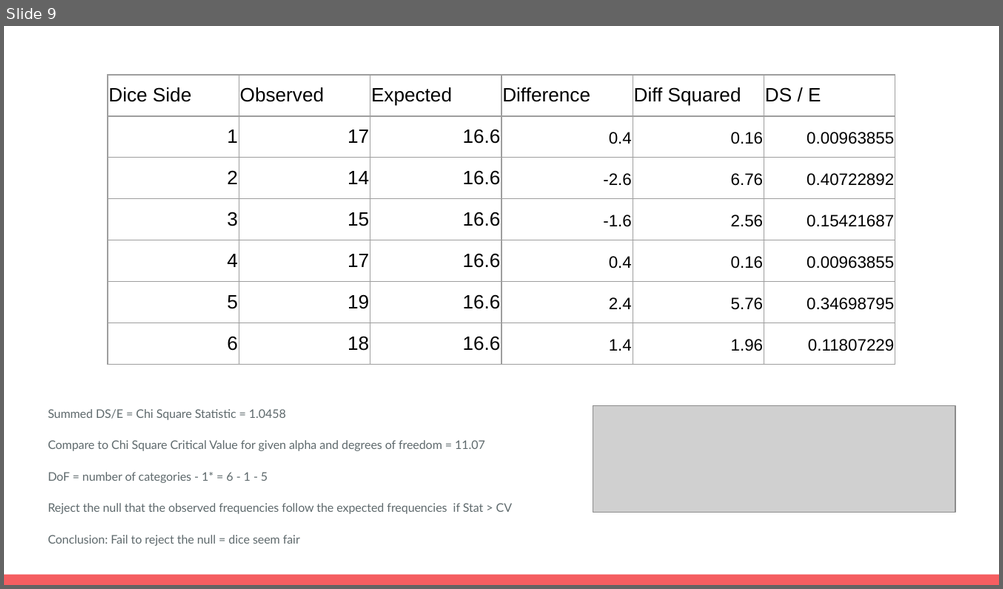
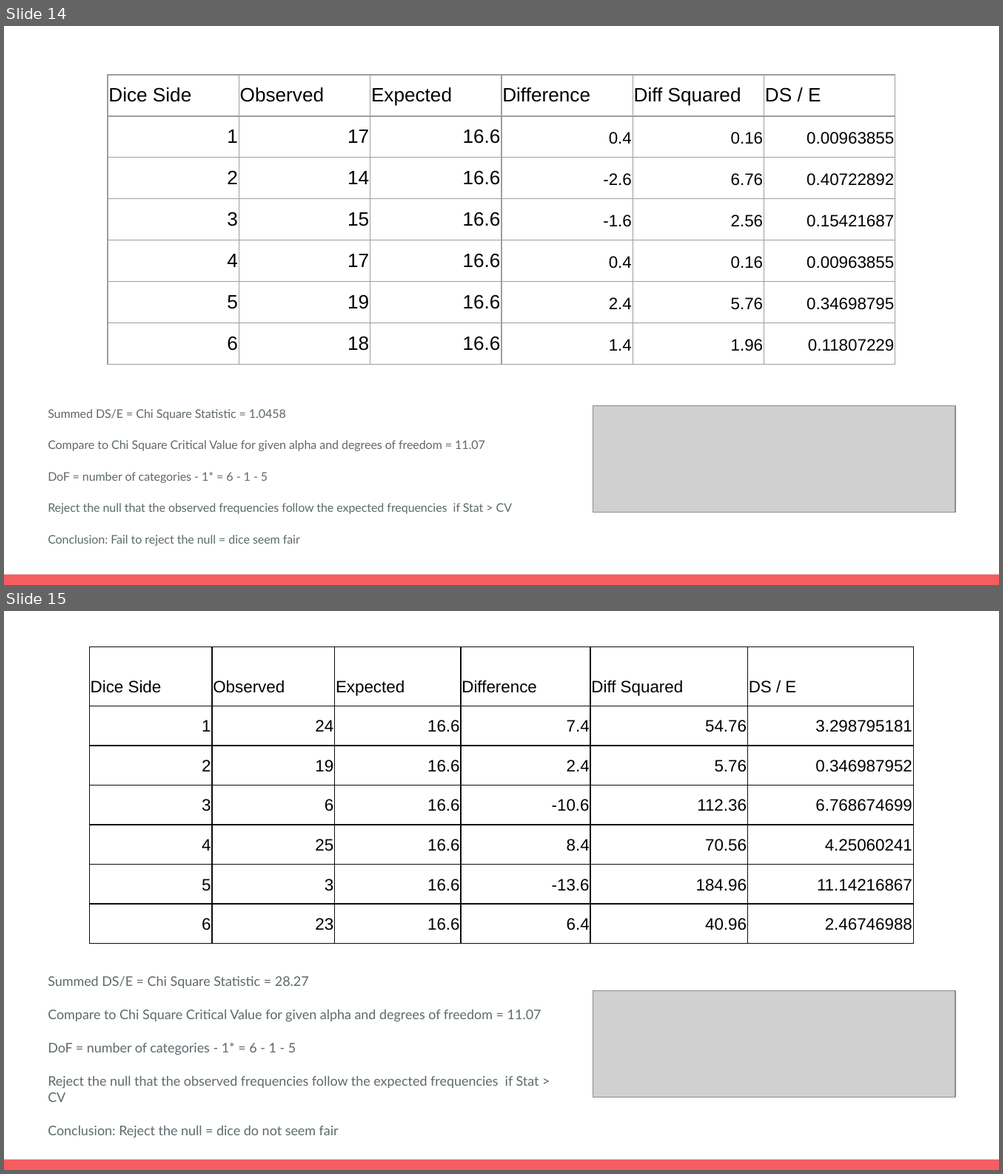
Before and after one commit to rjwrobel86/Python4Statistics, a slide deck: Stuff For Class/Slides/Chi-Squared Tests.pptx. Shown one above the other, each under a label of ours: slide 9 before the commit, slides 14 and 15 after it. The pictures are 1003x589 and 1003x1174 pixels, drawn with LibreOffice and Linux fonts; fonts in the diff are those of the drawing; grey boxes stand for pictures. Boxes give left, top, right and bottom in pixels: in the first picture for what was removed or moved away, otherwise in the second. Text is boxed around its words. In the diff, an @@ line names an element or a change of style, - is before the commit and + after.

```diff
--- a/Stuff For Class/Slides/Chi-Squared Tests.pptx
+++ b/Stuff For Class/Slides/Chi-Squared Tests.pptx
@@ slide 15 added at bbox=[4, 611, 999, 1170], background #FFFFFF; not listed: 1 template element that a slide beside it also shows @@
@@ table added at bbox=[90, 647, 913, 973], 7 rows, 6 columns @@
+Dice Side | Observed | Expected | Difference | Diff Squared | DS / E
+1 | 24 | 16.6 | 7.4 | 54.76 | 3.298795181
+2 | 19 | 16.6 | 2.4 | 5.76 | 0.346987952
+3 | 6 | 16.6 | -10.6 | 112.36 | 6.768674699
+4 | 25 | 16.6 | 8.4 | 70.56 | 4.25060241
+5 | 3 | 16.6 | -13.6 | 184.96 | 11.14216867
+6 | 23 | 16.6 | 6.4 | 40.96 | 2.46746988
@@ text added at bbox=[48, 977, 541, 1138], 9.6 pt, text #5E696C @@
+Summed DS/E = Chi Square Statistic = 28.27
+Compare to Chi Square Critical Value for given alpha and degrees of freedom = 11.07
+DoF = number of categories - 1* = 6 - 1 - 5
+Reject the null that the observed frequencies follow the expected frequencies if Stat > CV
+Conclusion: Reject the null = dice do not seem fair
@@ picture added at bbox=[593, 991, 955, 1097] @@
@@ what was slide 9 is now slide 14 @@
```
Also in this commit, not shown: 4 slides changed, 1 other slide added, 29 other files.
